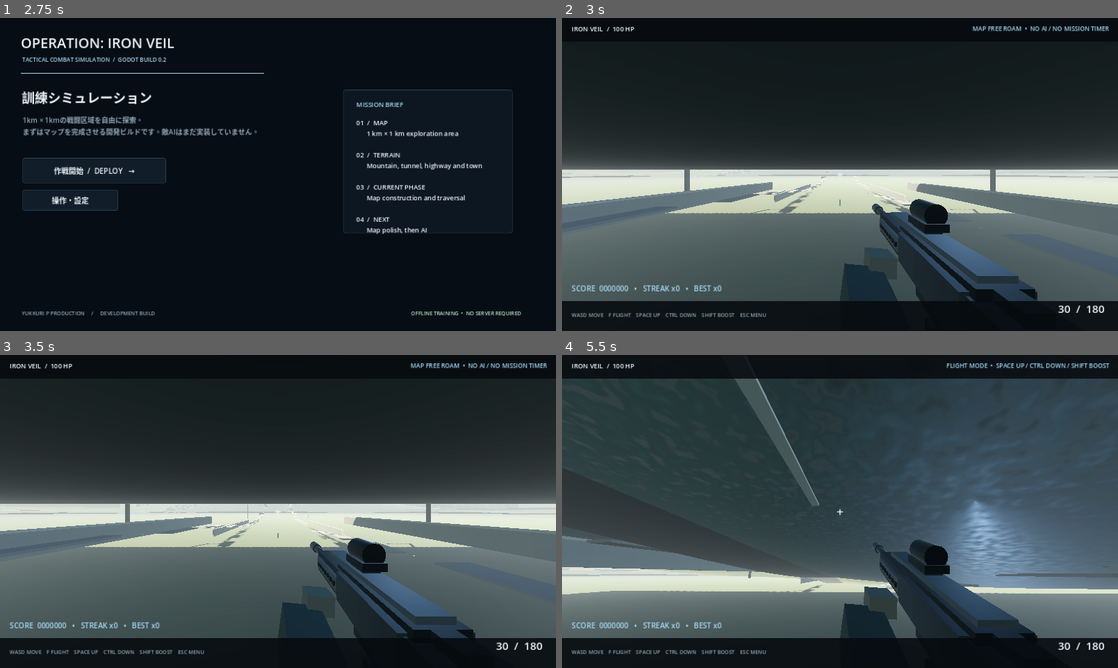
Above: before the commit, frames 1-4 (two rows, left to right).
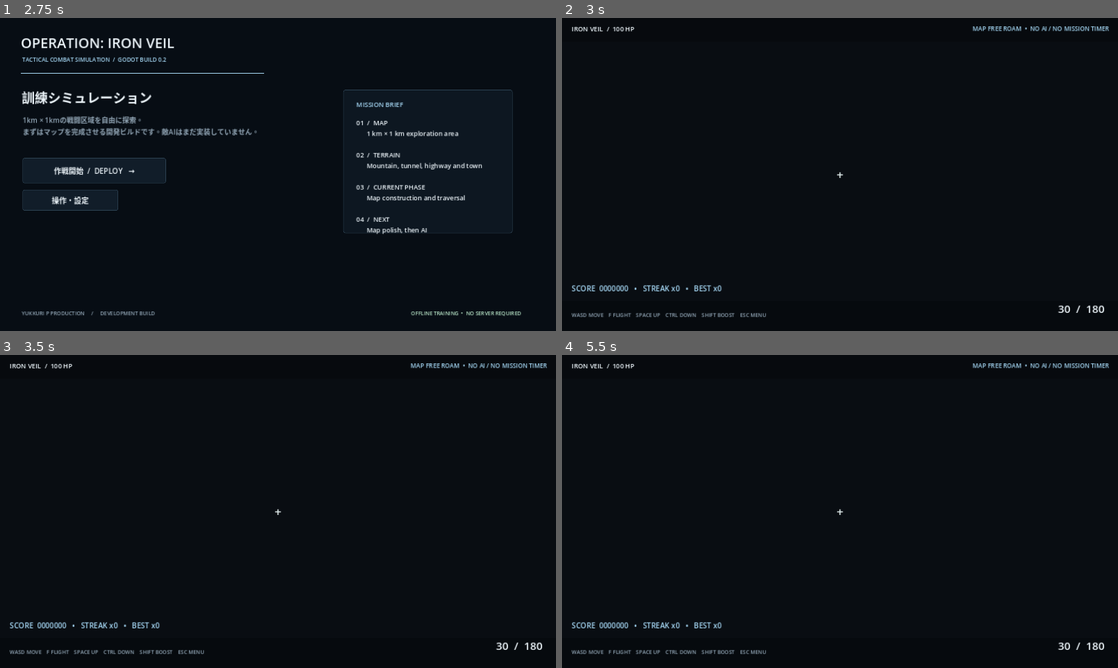
Above: after the commit, the same moments.

Repository: YukkuriP/Yukkuri-FPS2
Game: Godot game, scene res://scenes/main.tscn
The game is run twice, just before and just after one commit, with the same random seed, the same clock (stepped at 60 frames per second) and the same inputs.
Inputs (mouse positions are in pixels of both pictures, inside the frame that each line leads up to):
- Up to frame 1 (2.75 s): tap Enter at 0.5, 2.1 s; move the mouse to (400, 158) at 0.52 s; hold D 0.53-1.28 s; tap F at 0.6 s; click (400, 158) at 0.67 s; tap Space at 0.77, 1.25, 1.52 s; move the mouse to (166, 190) at 1.27 s; hold S 1.28-2.03 s; tap R at 1.35 s; move the mouse to (333, 105) at 2.02 s; hold D from 2.03 s (still down)
- Up to frame 2 (3 s): release D at 2.75 s; click "作戦開始 / DEPLOY →" at 2.75 s
- Up to frame 3 (3.5 s): no input
- Up to frame 4 (5.5 s): tap Enter at 3.5, 5 s; move the mouse to (812, 574) at 3.52 s; hold W from 3.53 s (still down); tap Shift at 3.6 s; click (812, 574) at 3.67 s; tap Space at 3.77, 4.25, 4.52, 5.27 s; move the mouse to (878, 514) at 4.27 s; hold Ctrl 4.28-5.03 s; move the mouse to (795, 508) at 5.02 s; tap F at 5.1 s

Frame 1 is identical in both runs. In frame 2, 52% of the frame differs, in the area x 0-100%, y 32-91%; in frame 3, 61%; in frame 4, 82%, in the area x 0-100%, y 2-91%.
Error after the commit: Invalid assignment of property or key 'ssao_direct_light_affect' with value of type 'float' on a base object of type 'Environment'. (res://scripts/main.gd:307)

Commit message:
Enhance map lighting with contact shading and clearer atmospheric depth

Diff:
--- a/scripts/main.gd
+++ b/scripts/main.gd
@@ -297,13 +297,22 @@
 	env.reflected_light_source = Environment.REFLECTION_SOURCE_BG
 	env.tonemap_mode = Environment.TONE_MAPPER_FILMIC
 	env.tonemap_exposure = 1.08
+	# Contact shading adds depth to building corners and terrain details.
+	env.ssao_enabled = true
+	env.ssao_radius = 1.8
+	env.ssao_intensity = 1.15
+	env.ssao_power = 1.25
+	env.ssao_detail = 0.5
+	env.ssao_horizon = 0.08
+	env.ssao_direct_light_affect = 0.12
 	env.glow_enabled = true
 	env.glow_intensity = 0.45
 	env.glow_strength = 0.8
 	env.glow_bloom = 0.08
 	env.fog_enabled = true
 	env.fog_light_color = Color("#a6b0b0")
-	env.fog_density = 0.006
+# Keep distant terrain legible while retaining atmospheric depth.
+	env.fog_density = 0.0045
 	env.fog_sky_affect = 0.35
 	environment_node.environment = env
 	world.add_child(environment_node)
